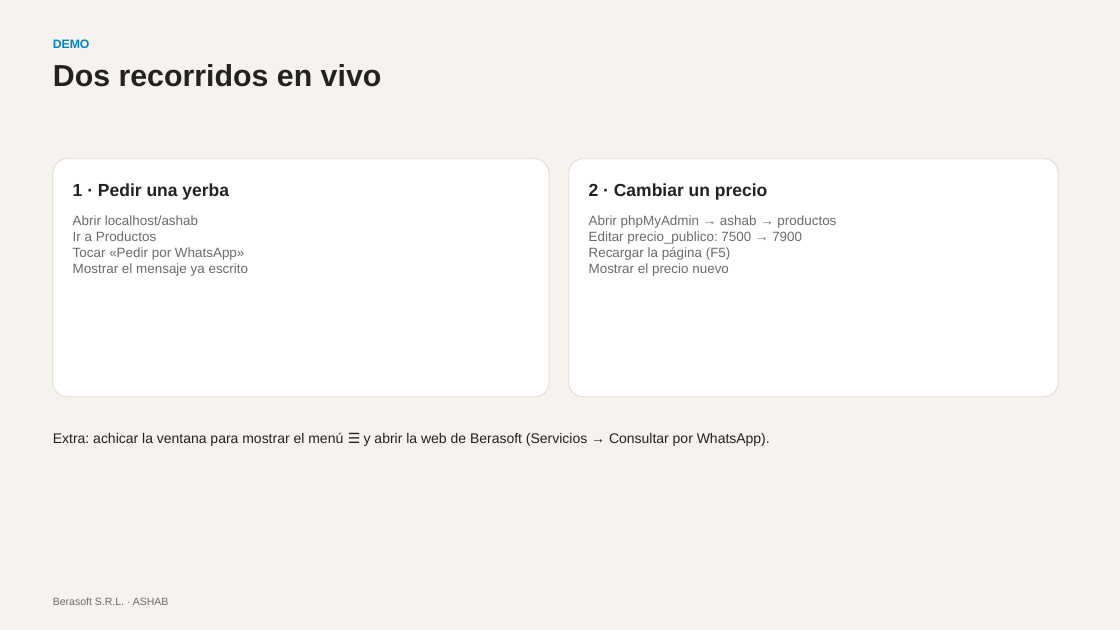
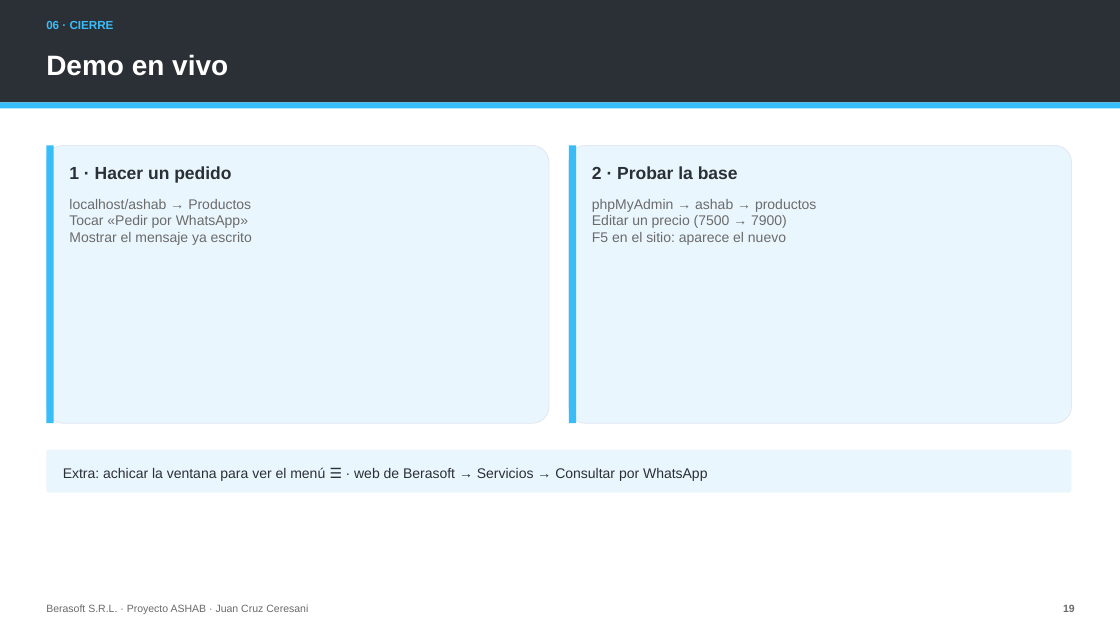
Before and after one commit to Gambeta-latorre/proyecto-consultora, a slide deck: slide 19 of 06_Documentos/Presentacion_ASHAB_Berasoft.pptx (slide 16 before the commit). Drawn at 1120x630 pixels with LibreOffice and Linux fonts; fonts in the diff are those of the drawing. Boxes give left, top, right and bottom in pixels: in the first picture for what was removed or moved away, otherwise in the second. Text is boxed around its words. In the diff, an @@ line names an element or a change of style, - is before the commit and + after.

```diff
--- a/06_Documentos/Presentacion_ASHAB_Berasoft.pptx
+++ b/06_Documentos/Presentacion_ASHAB_Berasoft.pptx
@@ background #F6F3EE to #FFFFFF @@
@@ rectangle added at [0, 0, 1120, 103], fill #2B2F36 @@
@@ text added at [46, 21, 114, 29], 10 pt, text #38BDF8, bold @@
+06 · CIERRE
@@ text "Demo en vivo" at [46, 54, 228, 76]: vertical alignment top to middle @@
@@ text at [46, 54, 228, 76]: text changed; size 26 to 24 pt; text colour #222222 to #FFFFFF @@
-Dos recorridos en vivo
+Demo en vivo
@@ text removed at [53, 39, 90, 48] @@
-DEMO
@@ rectangle added at [0, 103, 1120, 108], fill #38BDF8 @@
@@ rounded rectangle: place and size @@
-rounded rectangle at [53, 159, 549, 397]
+rounded rectangle at [46, 145, 549, 423]
@@ rounded rectangle at [46, 145, 549, 423]: fill #FFFFFF to #EAF6FD; outline #E2DCD2 0.75 pt to #E2E8F0 0.75 pt @@
@@ rectangle added at [46, 145, 54, 423], fill #38BDF8 @@
@@ rounded rectangle at [569, 145, 1071, 423]: fill #FFFFFF to #EAF6FD; outline #E2DCD2 0.75 pt to #E2E8F0 0.75 pt @@
@@ rounded rectangle: place and size @@
-rounded rectangle at [569, 159, 1059, 397]
+rounded rectangle at [569, 145, 1071, 423]
@@ rectangle added at [569, 145, 576, 423], fill #38BDF8 @@
@@ text at [69, 166, 231, 183]: text changed; text colour #222222 to #2B2F36 @@
-1 · Pedir una yerba
+1 · Hacer un pedido
@@ text at [592, 166, 738, 179]: text changed; text colour #222222 to #2B2F36 @@
-2 · Cambiar un precio
+2 · Probar la base
@@ text at [69, 199, 251, 209]: text changed; size 11.5 to 12 pt @@
-Abrir localhost/ashab
-Ir a Productos
+localhost/ashab → Productos
@@ text "localhost/ashab → Productos": place and size @@
-text "localhost/ashab → Productos" at [73, 215, 249, 276]
+text "localhost/ashab → Productos" at [69, 199, 252, 245]
@@ text at [592, 199, 816, 245]: text changed; size 11.5 to 12 pt @@
-Abrir phpMyAdmin → ashab → productos
-Editar precio_publico: 7500 → 7900
-Recargar la página (F5)
-Mostrar el precio nuevo
+phpMyAdmin → ashab → productos
+Editar un precio (7500 → 7900)
+F5 en el sitio: aparece el nuevo
@@ text at [69, 215, 252, 245]: size 11.5 to 12 pt in "Tocar «Pedir por WhatsApp»", "Mostrar el mensaje ya escrito" @@
@@ rounded rectangle added at [46, 450, 1071, 492], fill #EAF6FD @@
@@ text at [63, 467, 707, 481]: text changed; text colour #222222 to #2B2F36 @@
-Extra: achicar la ventana para mostrar el menú ☰ y abrir la web de Berasoft (Servicios → Consultar por WhatsApp).
+Extra: achicar la ventana para ver el menú ☰ · web de Berasoft → Servicios → Consultar por WhatsApp
@@ text "Extra: achicar la ventana para ..." at [63, 467, 707, 481]: vertical alignment top to middle @@
@@ text at [46, 604, 308, 614]: text changed @@
-Berasoft S.R.L. · ASHAB
+Berasoft S.R.L. · Proyecto ASHAB · Juan Cruz Ceresani
@@ text added at [1063, 605, 1075, 612], 9 pt, text #6B6B6B, bold @@
+19
```
Also in this commit, not shown: 6 other slides changed, 14 slides added, 12 slides removed, 5 other files.
